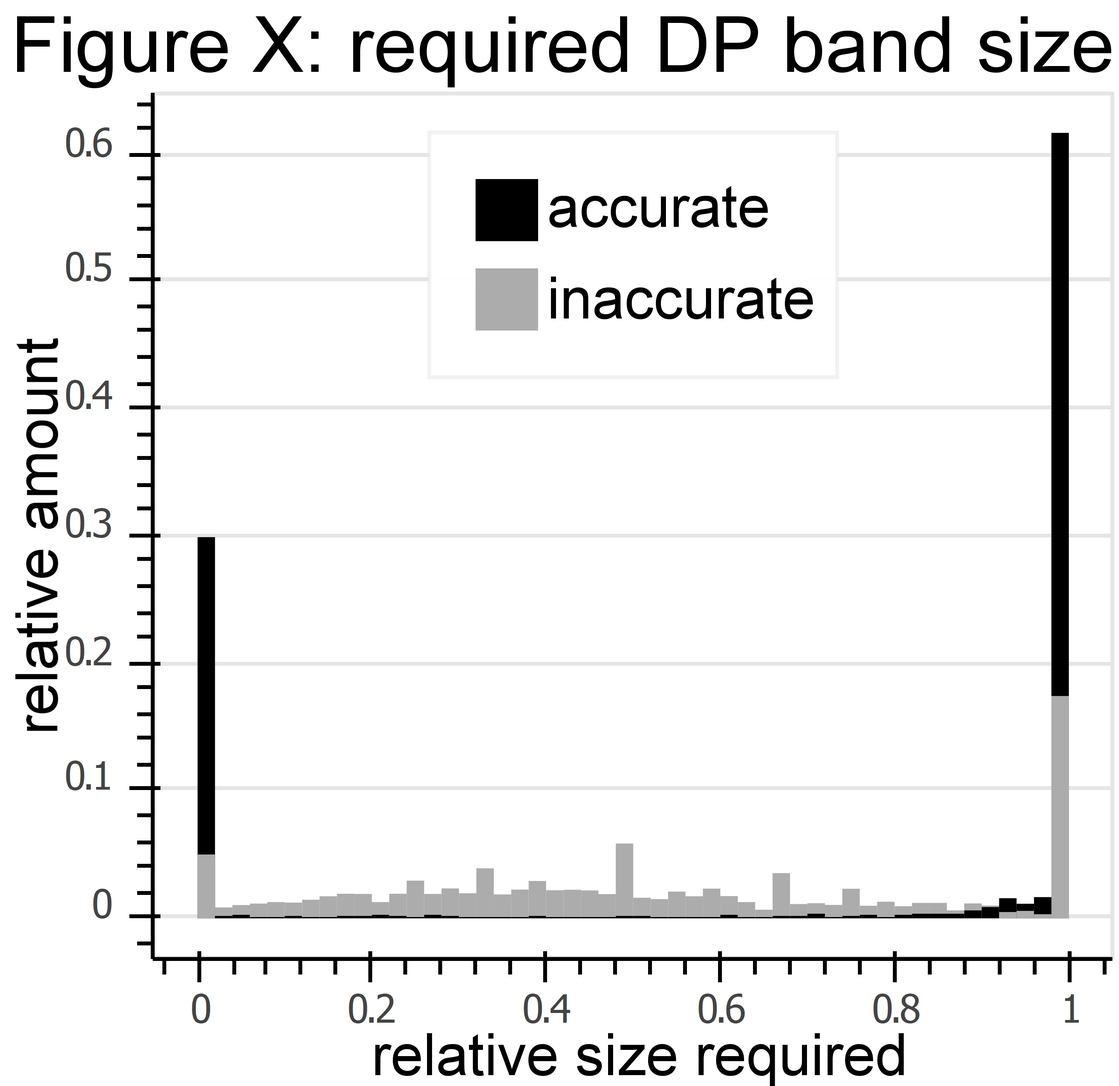
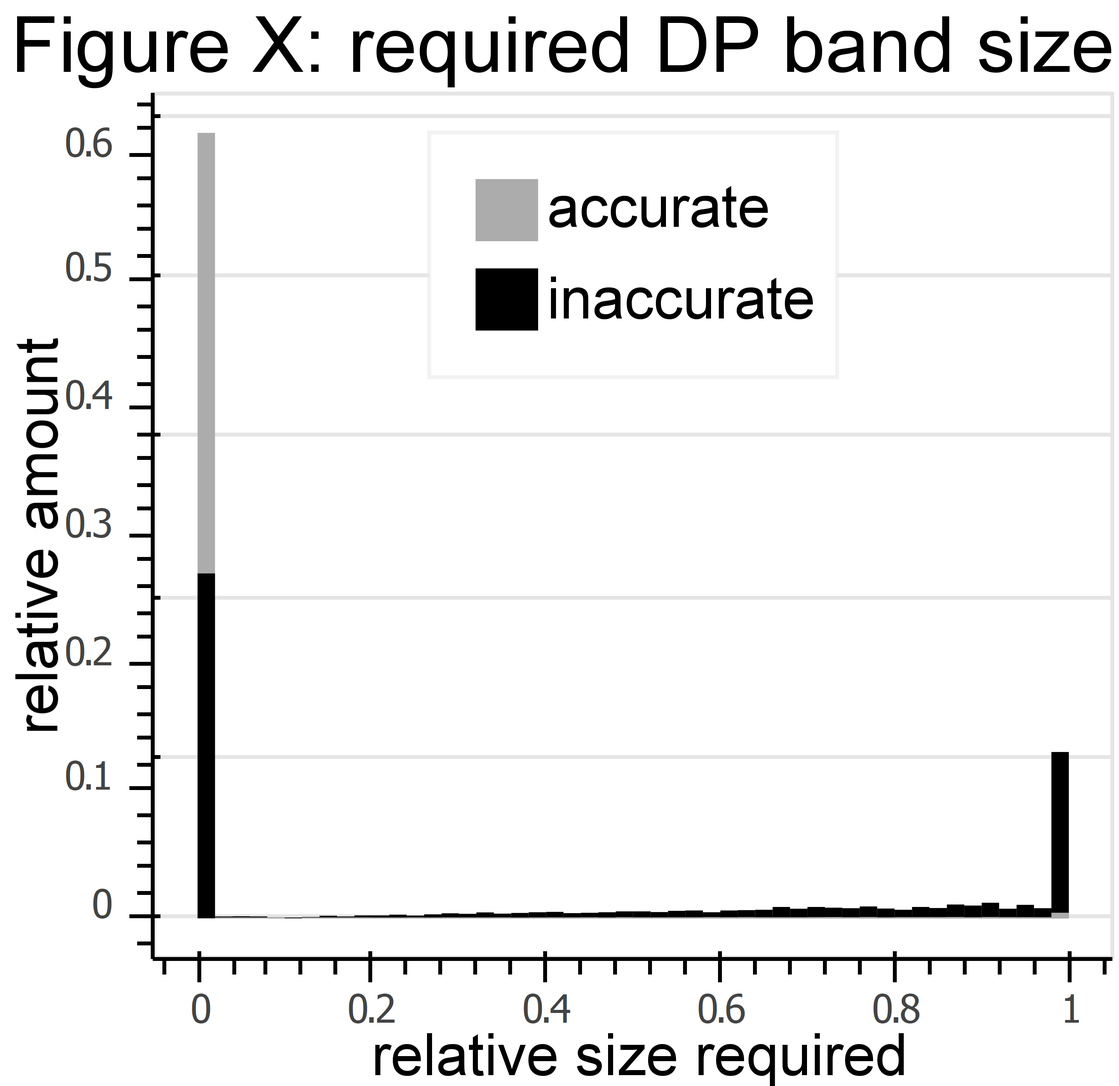
Two versions of the same layered image (w=1119, h=1086). Layer-by-layer changes:
painted on "nmwBandSize.svg" over (x1=154, y1=114, x2=1111, y2=919)
